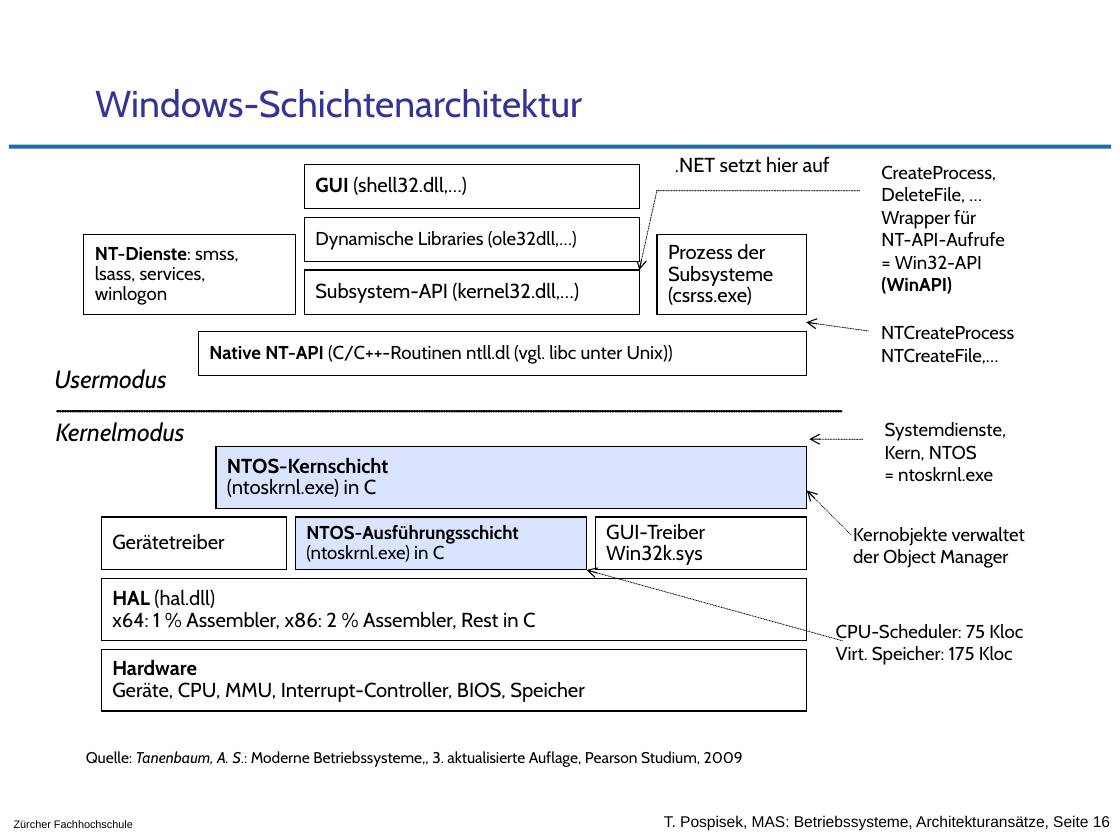
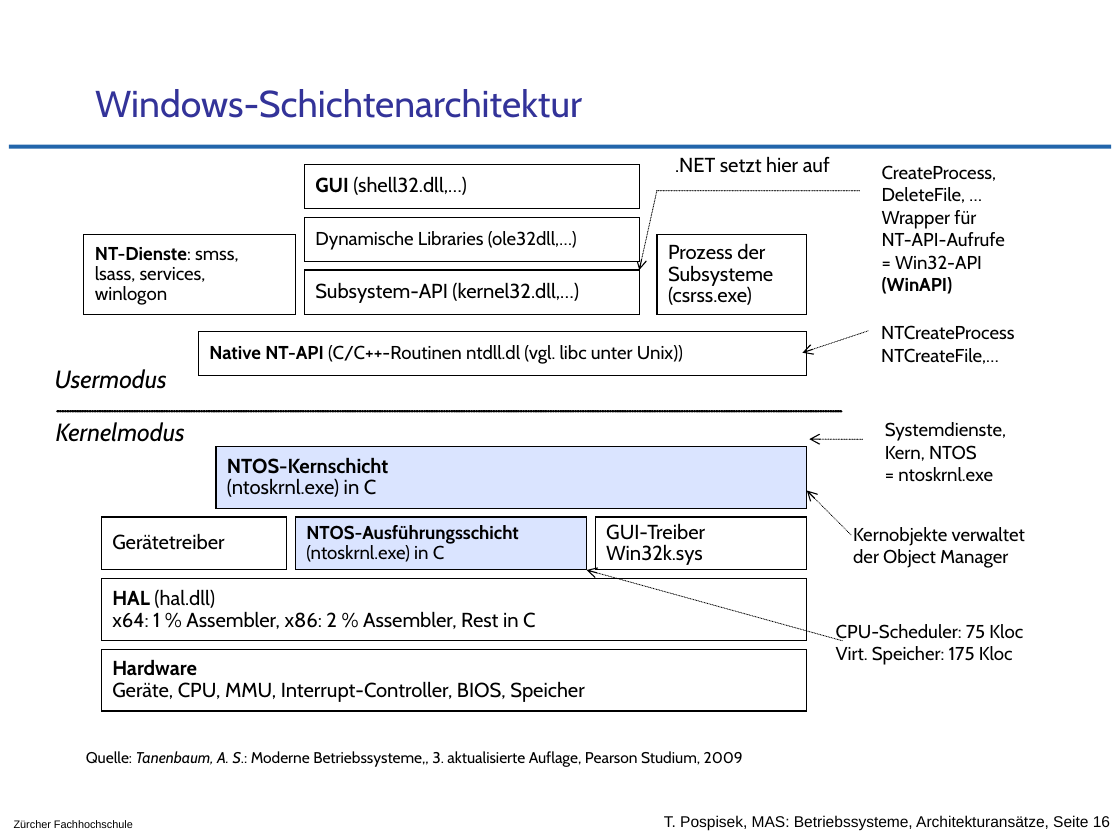
Before and after one commit to tpo/betriebssysteme, a slide deck: slide 16 of 02-2_Architekturansätze.odp. Drawn at 1120x840 pixels with LibreOffice and Linux fonts; fonts in the diff are those of the drawing; background and template pictures are left out. Boxes give left, top, right and bottom in pixels: in the first picture for what was removed or moved away, otherwise in the second. Text is boxed around its words. In the diff, an @@ line names an element or a change of style, - is before the commit and + after.

Commit message:
typos

```diff
--- a/02-2_Architekturansätze.odp
+++ b/02-2_Architekturansätze.odp
@@ text in rectangle at (209, 345, 683, 364): text changed @@
-Native NT-API (C/C++-Routinen ntll.dl (vgl. libc unter Unix))
+Native NT-API (C/C++-Routinen ntdll.dl (vgl. libc unter Unix))
@@ arrow moved from (868, 332) - (806, 323) to (868, 332) - (803, 353) @@
```
